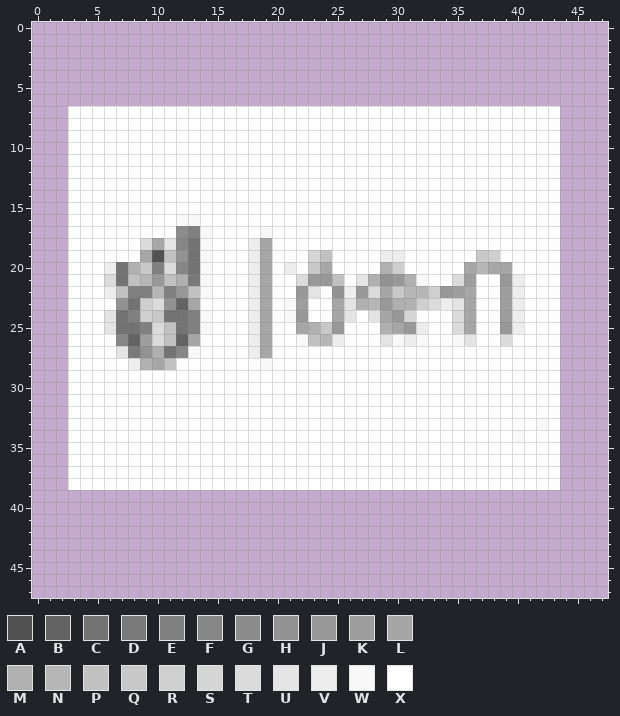
Pixel-art sprite: public/icons/android/android-launchericon-48-48.png. The first picture shows the starting point.
The file is 48x48 pixels. Colours within 5 levels of each other are drawn and written as one.
Palette (. is transparent): A #515151  B #636363  C #737373  D #797979  E #808080  F #868686  G #8c8c8c  H #929292  J #989898  K #9e9e9e  L #a6a6a6  M #b0b0b0  N #b6b6b6  P #c1c1c1  Q #c8c8c8  R #cfcfcf  S #d5d5d5  T #dbdbdb  U #e4e4e4  V #ededed  W #f8f8f8  X #fefefe
Pixels before, first column x 3:
 7 XXXXXXXXXXXXXXXXXXXXXXXXXXXXXXXXXXXXXXXXX
 8 XXXXXXXXXXXXXXXXXXXXXXXXXXXXXXXXXXXXXXXXX
 9 XXXXXXXXXXXXXXXXXXXXXXXXXXXXXXXXXXXXXXXXX
10 XXXXXXXXXXXXXXXXXXXXXXXXXXXXXXXXXXXXXXXXX
11 XXXXXXXXXXXXXXXXXXXXXXXXXXXXXXXXXXXXXXXXX
12 XXXXXXXXXXXXXXXXXXXXXXXXXXXXXXXXXXXXXXXXX
13 XXXXXXXXXXXXXXXXXXXXXXXXXXXXXXXXXXXXXXXXX
14 XXXXXXXXXXXXXXXXXXXXXXXXXXXXXXXXXXXXXXXXX
15 XXXXXXXXXXXXXXXXXXXXXXXXXXXXXXXXXXXXXXXXX
16 XXXXXXXXXWWXXXXXXXXXXXXXXXXXXXXXXXXXXXXXX
17 XXXXXXXXXGEWXXXXWXXXXXXXXXXXXXXXXXXXXXXXX
18 XXXXXXTLUFCWXXXVLXXXXXXXXXXXXXXXXXXXXXXXX
19 XXXXXXLAPHCWXXXVLXXXSPXXXXVVXXXXXXQRXXXXX
20 XXXVCMQETFCWXXXVLXVXQLXXXXMRXXXXXLNLLXXXX
21 XXXTCPNJPMDWXXXVLXXTJJPXUMHJMWXXTKXXJVXXX
22 XXXVPEENEJPWXXXVLXXJUXHVJTLQNNRJKLXXKVXXX
23 XXXXHCRTHBLXXXXVLXWKXXLUMNJMMRTVULXXKVXXX
24 XXXUCERQCCEWXXXVLXWJXXLUXULJSXXXTLXXKVXXX
25 XXXUCCETPCEWXXXVLXXLMQJXXXMLJVXXTLXXJVXXX
26 XXXXFBKTPBLXXXXVLXXWPNVXXXUWVWXXWUXXTXXXX
27 XXXXUDHMCFWXXXXVLXXXXXXXXXXXXXXXXXXXXXXXX
28 XXXXXVMLPXXXXXXXWXXXXXXXXXXXXXXXXXXXXXXXX
29 XXXXXXXXXXXXXXXXXXXXXXXXXXXXXXXXXXXXXXXXX
30 XXXXXXXXXXXXXXXXXXXXXXXXXXXXXXXXXXXXXXXXX
31 XXXXXXXXXXXXXXXXXXXXXXXXXXXXXXXXXXXXXXXXX
32 XXXXXXXXXXXXXXXXXXXXXXXXXXXXXXXXXXXXXXXXX
33 XXXXXXXXXXXXXXXXXXXXXXXXXXXXXXXXXXXXXXXWX
34 XXXXXXXXXXXXXXXXXXXXXXXXXXXXXXXXXXXXXWXXX
35 XXXXXXXXXXXXXXXXXXXXXXXXXXXXXXXXXXXXXXXXX
36 XXXXXXXXXXXXXXXXXXXXXXXXXXXXXXXXXXXXXXXXX
37 XXXXXXXXXXXXXXXXXXXXXXXXXXXXXXXXXXXXXXXXX
38 XXXXXXXXXXXXXXXXXXXXXXXXXXXXXXXXXXXXXXXXX
The same view after the edit:
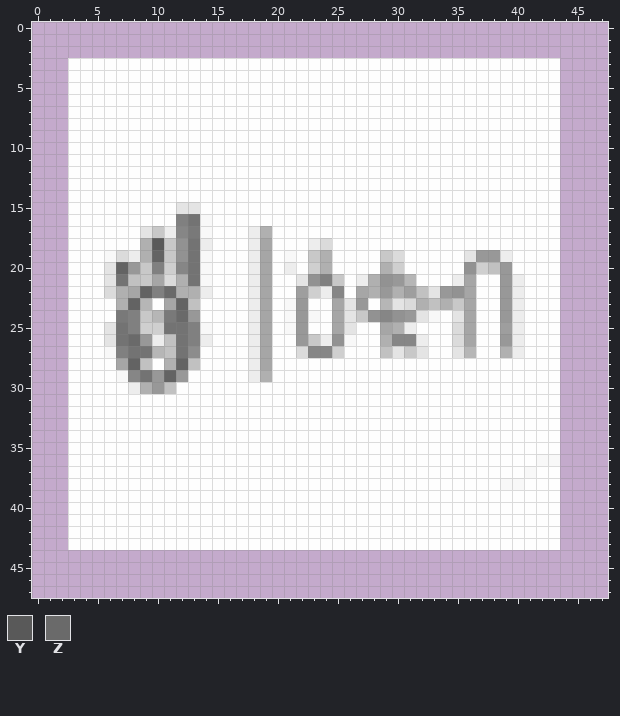
Colours new in this view: Y #595959  Z #6a6a6a
Changes in this commit:
Changed rows in their new state; - is an unchanged pixel.
first column x 3:
 3 XXXXXXXXXXXXXXXXXXXXXXXXXXXXXXXXXXXXXXXXX
 4 XXXXXXXXXXXXXXXXXXXXXXXXXXXXXXXXXXXXXXXXX
 5 XXXXXXXXXXXXXXXXXXXXXXXXXXXXXXXXXXXXXXXXX
 6 XXXXXXXXXXXXXXXXXXXXXXXXXXXXXXXXXXXXXXXXX
first column x 3:
15 ---------UU------------------------------
16 ---------ECW-----------------------------
17 ------UQVFD----VM------------------------
18 ------MYQH-V--------VT-------------------
19 ---WTVMBQ---------W-QM----QT-----UJJV----
20 ---UBJ--R-----------RM-----------HRPJ----
21 ---U--QLT-C--------UHEQ-V---NX--VL-------
22 ---TMLBEZMMV-------KRVFXLMJMKPU-H---J----
23 ----MBNXL-P--------J----JXNUTMPMQ---J----
24 ---XD-QNDZJX--------W---QHFHJUW-U---J----
25 -----ERRC---------WJXXLU--LMVX------K----
26 ---UCZJV-CEV-------JQVHW--MFFV--TL--JV---
27 ---WECCNPCG--------TFFR---PUQU--UN--MV---
28 ----LBPXMBP----VL------------------------
29 ----WFCJBJ-----VM------------------------
30 -----VMJP--------------------------------
33 ---------------------------------------X-
34 -------------------------------------X---
36 ---------------------------------------WW
37 --------------------------------------W--
38 ------------------------------------WW---
39 XXXXXXXXXXXXXXXXXXXXXXXXXXXXXXXXXXXXXXXXX
40 XXXXXXXXXXXXXXXXXXXXXXXXXXXXXXXXXXXXXXXXX
41 XXXXXXXXXXXXXXXXXXXXXXXXXXXXXXXXXXXXXXXXX
42 XXXXXXXXXXXXXXXXXXXXXXXXXXXXXXXXXXXXXXXXX
43 XXXXXXXXXXXXXXXXXXXXXXXXXXXXXXXXXXXXXXXXX
